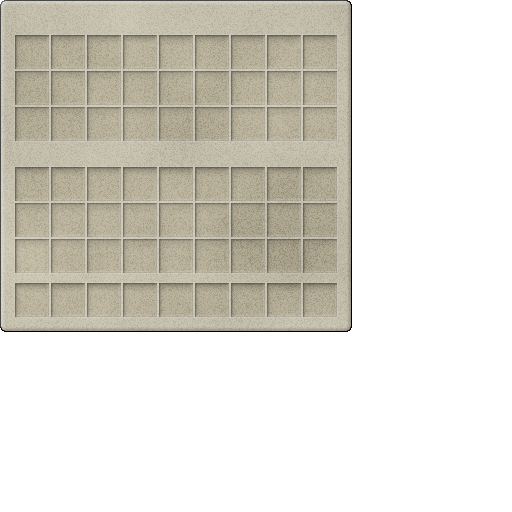
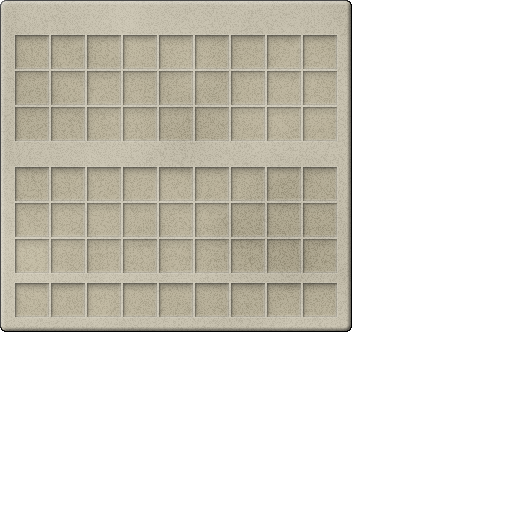
The second w=512, h=512 image is a revision of the first. Changes to its layers:
painted on "GUI - Standard Square" over [2, 2, 351, 331]
